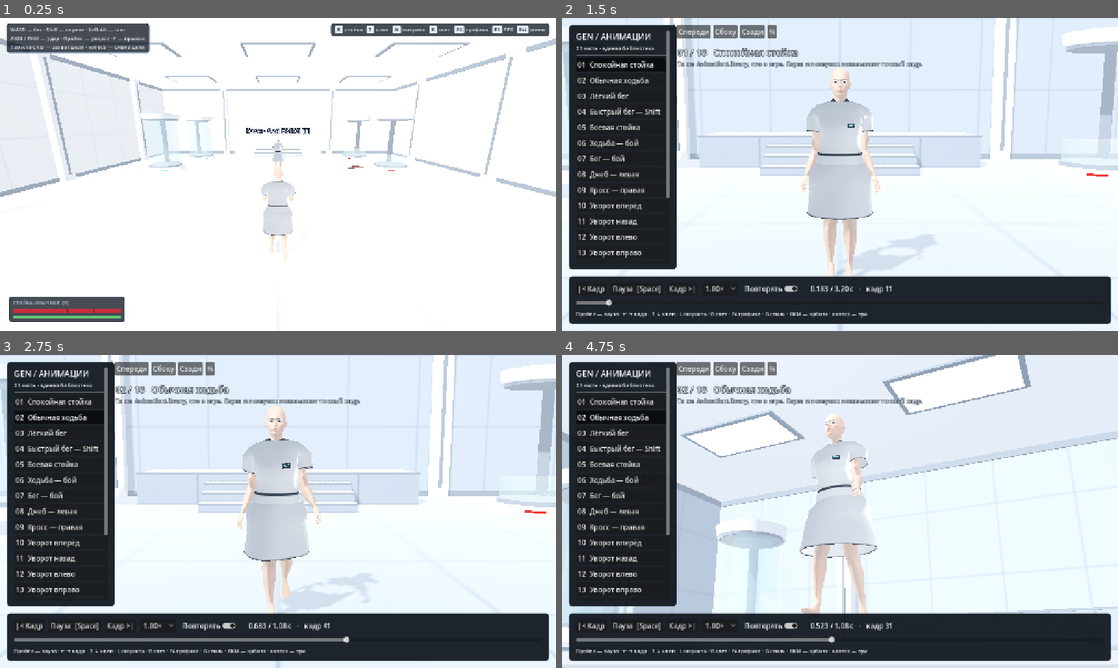
Above: before the commit, frames 1-4 (two rows, left to right).
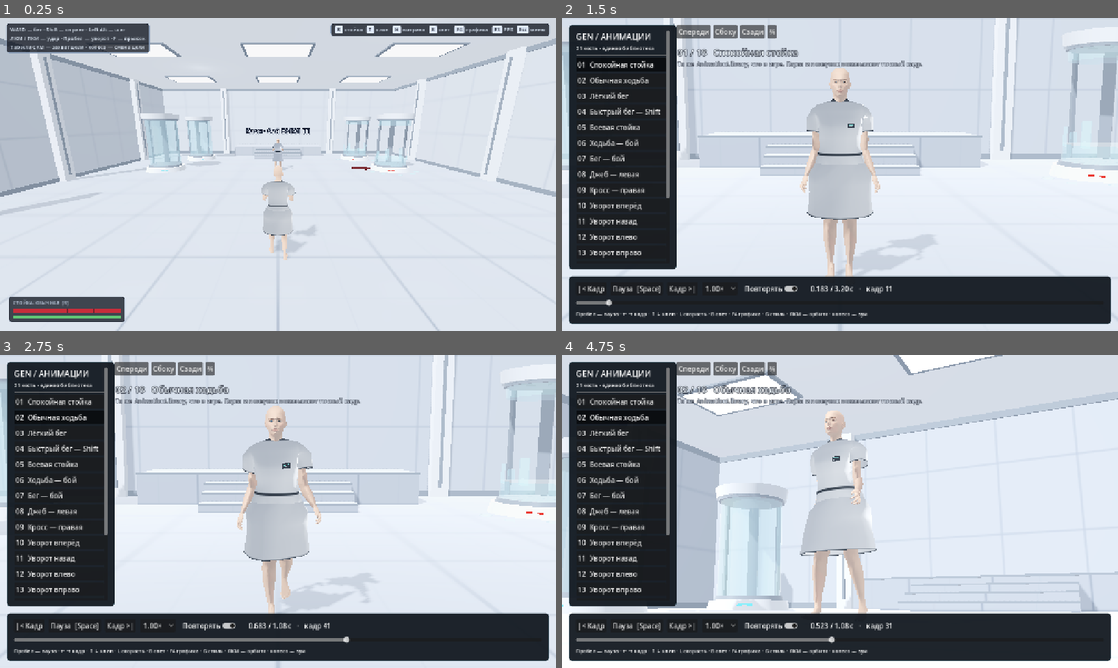
Above: after the commit, the same moments.

Repository: IAmStarhead/Project-Gene
Game: Godot game, scene res://scenes/main.tscn
Two runs of this game, one before a commit and one after it. Both use one fixed random seed, a clock stepped at 60 frames per second and the inputs below.
Inputs (mouse positions are in pixels of both pictures, inside the frame that each line leads up to):
- Up to frame 1 (0.25 s): no input
- Up to frame 2 (1.5 s): tap Enter at 0.5 s; move the mouse to (867, 174) at 0.52 s; press the mouse at (867, 174) at 0.53 s; hold W (move_forward) 0.53-1.25 s; tap F (jump) at 0.77 s; tap H (open_showcase) at 0.8 s; release the mouse at (867, 174) at 1.25 s; click "01 Спокойная стойка" at 1.25 s
- Up to frame 3 (2.75 s): click "02 Обычная ходьба" at 2 s
- Up to frame 4 (4.75 s): drag from (728, 527) to (812, 574) at 2.77 s; move the mouse to (895, 442) at 3.52 s; hold B (cycle_brightness) 3.53-4.25 s; hold T (toggle_clone) 3.53-4.25 s; click (895, 442) at 3.8 s; drag from (812, 574) to (673, 464) at 4.27 s

The runs differ from the first frame. In frame 1, 87% of the frame differs, in the area x 0-100%, y 0-100%; in frame 2, 0.9%; in frame 3, 0.9%; in frame 4, 19%.

Commit message:
Исправить веки, пересвет зала, провалы FPS и камеру по результатам видеотеста
Co-authored-by: arena-agent <297053741+arena-agent@users.noreply.github.com>

Diff:
--- a/prototype/project.godot
+++ b/prototype/project.godot
@@ -21,6 +21,7 @@
 [physics]
 
 common/physics_ticks_per_second=60
+common/max_physics_steps_per_frame=2
 3d/default_gravity=24.0
 
 [rendering]
--- a/prototype/scripts/build_scene.gd
+++ b/prototype/scripts/build_scene.gd
@@ -141,21 +141,21 @@
 	_dark_detail_mat.albedo_color = Color(0.28, 0.31, 0.36)
 	_dark_detail_mat.roughness = 0.48
 
-	# Белый медицинский композит корпусов криокапсул, пилястр и створок двери.
+	# Белый медицинский композит корпусов криокапсул, пилястр и створок двери (без пересвета в 255).
 	_housing_mat = StandardMaterial3D.new()
-	_housing_mat.albedo_color = Color(0.90, 0.918, 0.94)
-	_housing_mat.roughness = 0.34
-	_housing_mat.metallic_specular = 0.45
-
-	# Потолочные световые диффузоры — чистый ровный белый свет.
+	_housing_mat.albedo_color = Color(0.83, 0.85, 0.88)
+	_housing_mat.roughness = 0.36
+	_housing_mat.metallic_specular = 0.42
+
+	# Потолочные световые диффузоры — чистый ровный белый свет, ясно выделяющийся на потолке.
 	_panel_mat = StandardMaterial3D.new()
 	_panel_mat.shading_mode = BaseMaterial3D.SHADING_MODE_UNSHADED
-	_panel_mat.albedo_color = Color(0.99, 0.995, 1.0)
+	_panel_mat.albedo_color = Color(0.985, 0.992, 1.0)
 
 	# Прозрачное медицинское стекло капсул и осколков (без сплошной тени).
 	_glass_mat = StandardMaterial3D.new()
 	_glass_mat.transparency = BaseMaterial3D.TRANSPARENCY_ALPHA
-	_glass_mat.albedo_color = Color(0.74, 0.88, 0.93, 0.26)
+	_glass_mat.albedo_color = Color(0.68, 0.84, 0.90, 0.30)
 	_glass_mat.roughness = 0.08
 	_glass_mat.metallic = 0.05
 	_glass_mat.metallic_specular = 0.75
@@ -338,13 +338,15 @@
 	var headless := DisplayServer.get_name() == "headless"
 	if _is_showcase:
 		# В витрине фон чуть спокойнее, чтобы белый халат, руки и подошвы читались идеально.
-		_floor_mat.albedo_color = Color(0.74, 0.78, 0.83)
-		_wall_mat.albedo_color = Color(0.76, 0.80, 0.85)
-		_ceiling_mat.emission_energy_multiplier = 0.45
+		_floor_mat.albedo_color = Color(0.76, 0.785, 0.825)
+		_wall_mat.albedo_color = Color(0.78, 0.805, 0.845)
+		_ceiling_mat.emission_energy_multiplier = 0.34
 	else:
-		_floor_mat.albedo_color = Color(0.86, 0.878, 0.90) if headless else Color.WHITE
-		_wall_mat.albedo_color = Color(0.925, 0.938, 0.952) if headless else Color.WHITE
-		_ceiling_mat.emission_energy_multiplier = 1.0
+		# Реалистичный коэффициент отражения белого эпоксидного пола и панелей (как в Mirror's Edge):
+		# зал остаётся стерильно-белым, но швы плитки, ступени, тени и лицо не выбиваются в 255.
+		_floor_mat.albedo_color = Color(0.80, 0.82, 0.85) if not headless else Color(0.82, 0.84, 0.87)
+		_wall_mat.albedo_color = Color(0.82, 0.84, 0.87) if not headless else Color(0.85, 0.87, 0.90)
+		_ceiling_mat.emission_energy_multiplier = 0.42
 
 
 func _make_room() -> void:
@@ -419,9 +421,11 @@
 	_make_pod(Vector3(5.8, 0.0, -2.2), true, -0.38)
 	_make_pod(Vector3(5.2, 0.0, -5.8), true, -0.55)
 
-	# Небольшой тёмно-алый след у разбитой капсулы (отсылка к концепт-арту 02-white-pod-chamber).
-	_floor_disc(0.34, Vector3(4.35, 0.004, -2.85), _blood_mat)
-	_floor_disc(0.16, Vector3(3.92, 0.004, -2.42), _blood_mat)
+	# Тёмно-алый биослед у вскрытой капсулы (отсылка к концепт-арту 02-white-pod-chamber).
+	_floor_disc(0.36, Vector3(4.58, 0.004, -2.55), _blood_mat)
+	_floor_disc(0.27, Vector3(4.32, 0.004, -2.78), _blood_mat)
+	_floor_disc(0.18, Vector3(4.12, 0.004, -2.52), _blood_mat)
+	_floor_disc(0.09, Vector3(3.86, 0.004, -2.34), _blood_mat)
 
 
 func _make_pod(origin: Vector3, broken: bool, yaw_rad: float) -> void:
@@ -432,24 +436,48 @@
 	pod.collision_layer = WORLD_LAYER
 	pod.collision_mask = 0
 
-	# Честная цилиндрическая коллизия — ни героиня, ни клон не проходят сквозь колбу.
-	var col := CollisionShape3D.new()
-	var cshape := CylinderShape3D.new()
-	cshape.radius = 0.86
-	cshape.height = 2.80
-	col.shape = cshape
-	col.position = Vector3(0.0, 1.40, 0.0)
-	pod.add_child(col)
-
-	# Цоколь, металлические обручи, задняя несущая стойка и верхний купол отбрасывают честную тень.
+	if not broken:
+		# Целая колба: сплошная цилиндрическая коллизия во всю высоту стекла.
+		var col := CollisionShape3D.new()
+		var cshape := CylinderShape3D.new()
+		cshape.radius = 0.86
+		cshape.height = 2.80
+		col.shape = cshape
+		col.position = Vector3(0.0, 1.40, 0.0)
+		pod.add_child(col)
+	else:
+		# Разбитая колба: коллизия строго по нижнему цоколю и заднему каркасу — без «невидимой
+		# стены» в пустом воздухе на высоте камеры (не вдавливает SpringArm3D в голову героини).
+		var base_col := CollisionShape3D.new()
+		var base_shape := CylinderShape3D.new()
+		base_shape.radius = 0.88
+		base_shape.height = 0.62
+		base_col.shape = base_shape
+		base_col.position = Vector3(0.0, 0.31, 0.0)
+		pod.add_child(base_col)
+
+		var spine_col := CollisionShape3D.new()
+		var spine_shape := BoxShape3D.new()
+		spine_shape.size = Vector3(0.54, 2.56, 0.34)
+		spine_col.shape = spine_shape
+		spine_col.position = Vector3(0.0, 1.38, -0.66)
+		pod.add_child(spine_col)
+
+	# Цоколь, металлические обручи, три несущие стойки каркаса и верхний купол.
 	_pod_cyl(pod, 0.88, 0.94, 0.22, Vector3(0.0, 0.11, 0.0), _housing_mat, true)
-	_pod_cyl(pod, 0.76, 0.78, 0.08, Vector3(0.0, 0.26, 0.0), _trim_mat, true)
+	_pod_cyl(pod, 0.77, 0.80, 0.08, Vector3(0.0, 0.26, 0.0), _trim_mat, true)
 	_pod_cyl(pod, 0.86, 0.82, 0.24, Vector3(0.0, 2.66, 0.0), _housing_mat, true)
-	_pod_cyl(pod, 0.76, 0.76, 0.06, Vector3(0.0, 2.51, 0.0), _trim_mat, true)
-	_decor_box(Vector3(0.22, 2.34, 0.16), Vector3(0.0, 1.40, -0.72), _trim_mat, true, pod)
+	_pod_cyl(pod, 0.77, 0.77, 0.06, Vector3(0.0, 2.51, 0.0), _trim_mat, true)
+	# Задняя силовая колонна и две боковые дуги каркаса (капсула читается объёмной, не «столиком»).
+	_decor_box(Vector3(0.24, 2.34, 0.16), Vector3(0.0, 1.40, -0.73), _trim_mat, true, pod)
+	var side_l := _decor_box(Vector3(0.075, 2.30, 0.095), Vector3(-0.62, 1.40, -0.44), _trim_mat, false, pod)
+	side_l.rotation.y = 0.62
+	var side_r := _decor_box(Vector3(0.075, 2.30, 0.095), Vector3(0.62, 1.40, -0.44), _trim_mat, false, pod)
+	side_r.rotation.y = -0.62
+	# Индикатор состояния утоплен заподлицо в переднюю грань цоколя (не висит в воздухе).
 	_decor_box(
-		Vector3(0.34, 0.035, 0.04),
-		Vector3(0.0, 0.13, 0.90),
+		Vector3(0.30, 0.04, 0.06),
+		Vector3(0.0, 0.11, 0.875),
 		_status_lock_mat if broken else _status_cyan_mat,
 		false,
 		pod
@@ -459,7 +487,21 @@
 		_pod_cyl(pod, 0.44, 0.44, 2.18, Vector3(0.0, 1.39, 0.0), _pod_core_mat, false)
 		_pod_cyl(pod, 0.72, 0.72, 2.22, Vector3(0.0, 1.39, 0.0), _glass_mat, false)
 	else:
-		_pod_cyl(pod, 0.72, 0.72, 0.42, Vector3(0.0, 0.50, 0.0), _glass_mat, false)
+		# Остатки разбитой стеклянной колбы снизу и под куполом + неровные зубцы и осколки на полу.
+		_pod_cyl(pod, 0.72, 0.72, 0.34, Vector3(0.0, 0.47, 0.0), _glass_mat, false)
+		_pod_cyl(pod, 0.72, 0.72, 0.22, Vector3(0.0, 2.37, 0.0), _glass_mat, false)
+		var rim_angles: Array[float] = [-2.2, -1.15, -0.35, 0.55, 1.45, 2.35]
+		for j in range(rim_angles.size()):
+			var ang: float = rim_angles[j]
+			var jh := 0.24 + float(j % 3) * 0.14
+			var tooth := _decor_box(
+				Vector3(0.18, jh, 0.025),
+				Vector3(sin(ang) * 0.71, 0.62 + jh * 0.45, cos(ang) * 0.71),
+				_glass_mat,
+				false,
+				pod
+			)
+			tooth.rotation.y = ang
 		var offsets := [
 			Vector3(0.95, 0.014, 0.72),
 			Vector3(-0.82, 0.014, 0.96),
@@ -590,9 +632,8 @@
 		var mi := mesh as MeshInstance3D
 		var nm := mi.name.to_lower()
 
-		# Неиспользуемая полная копия тела face_blink в GLB (18 176 вершин): убираем двойной
-		# скиннинг, мерцание кожи, пробивание сквозь рукава халата и «вторые сжатые кулаки».
-		if nm == "face_blink" or nm == "fallback":
+		# Скрытая резервная капсула Fallback не участвует в отрисовке.
+		if nm == "fallback":
 			mi.visible = false
 			mi.cast_shadow = GeometryInstance3D.SHADOW_CASTING_SETTING_OFF
 			continue
@@ -612,7 +653,14 @@
 
 		if mi.mesh == null:
 			continue
-		mi.cast_shadow = GeometryInstance3D.SHADOW_CASTING_SETTING_ON
+		# face_blink содержит 774 треугольника верхних век (обязательно видим и окрашен той же кожей!),
+		# но тень от головы уже отбрасывает основной меш тела — экономим лишний теневой проход.
+		mi.visible = true
+		mi.cast_shadow = (
+			GeometryInstance3D.SHADOW_CASTING_SETTING_OFF
+			if nm == "face_blink"
+			else GeometryInstance3D.SHADOW_CASTING_SETTING_ON
+		)
 		for i in range(mi.mesh.get_surface_count()):
 			var base := _original_surface_material(mi, i)
 			if base == null:
@@ -652,16 +700,16 @@
 func _make_skin_pbr(base: BaseMaterial3D) -> StandardMaterial3D:
 	var mat := StandardMaterial3D.new()
 	mat.resource_name = "heroine_skin_pbr"
-	# Сохраняем полную текстуру лица (брови, губы, румянец), добавляем мягкий переход света
-	# по коже (Lambert Wrap) и деликатный тёплый отклик на границе тени.
-	mat.albedo_color = Color(0.99, 0.968, 0.952)
+	# Сохраняем полную текстуру лица (брови, губы, румянец), защищаем красный канал от пересвета
+	# и даём мягкую полуреалистичную светотень по скулам, носу и подбородку.
+	mat.albedo_color = Color(0.95, 0.935, 0.925)
 	mat.albedo_texture = base.albedo_texture
 	mat.diffuse_mode = BaseMaterial3D.DIFFUSE_LAMBERT_WRAP
-	mat.roughness = 0.56
+	mat.roughness = 0.58
 	mat.metallic = 0.0
-	mat.metallic_specular = 0.28
+	mat.metallic_specular = 0.24
 	mat.backlight_enabled = true
-	mat.backlight = Color(0.055, 0.022, 0.016)
+	mat.backlight = Color(0.032, 0.013, 0.010)
 	mat.cull_mode = BaseMaterial3D.CULL_BACK
 	return mat
 
--- a/prototype/scripts/camera_rig.gd
+++ b/prototype/scripts/camera_rig.gd
@@ -9,6 +9,9 @@
 
 const T := preload("res://scripts/tuning.gd")
 
+const HIDE_HERO_DIST := 0.54
+const SHOW_HERO_DIST := 0.64
+
 var target: Node3D
 var spring: SpringArm3D
 var camera: Camera3D
@@ -16,6 +19,7 @@
 var _pos_smooth := Vector3.ZERO
 var _initialized := false
 var _kick_deg := 0.0
+var _hero_hidden := false
 
 
 func setup(follow: Node3D, init_yaw: float, pitch_deg: float) -> void:
@@ -77,6 +81,35 @@
 	global_position = _pos_smooth
 	_kick_deg *= exp(-20.0 * delta)
 	_sync_angles()
+	_update_near_hide()
+
+
+func _exit_tree() -> void:
+	if _hero_hidden:
+		_set_hero_visible(true)
+
+
+func _update_near_hide() -> void:
+	# Если стена или колонна прижала камеру вплотную к голове, аккуратно скрываем меш героини,
+	# чтобы камера никогда не показывала череп, глазные яблоки и рот изнутри.
+	if camera == null or DisplayServer.get_name() == "headless":
+		return
+	var head_pos: Vector3 = target.global_position + Vector3(0.0, 1.48, 0.0)
+	var dist: float = camera.global_position.distance_to(head_pos)
+	if not _hero_hidden and dist < HIDE_HERO_DIST:
+		_hero_hidden = true
+		_set_hero_visible(false)
+	elif _hero_hidden and dist >= SHOW_HERO_DIST:
+		_hero_hidden = false
+		_set_hero_visible(true)
+
+
+func _set_hero_visible(vis: bool) -> void:
+	if not is_instance_valid(target):
+		return
+	var ch: Node3D = target.get_node_or_null("Character") as Node3D
+	if ch != null:
+		ch.visible = vis
 
 
 func _sync_angles() -> void:
--- a/prototype/scripts/clone_enemy.gd
+++ b/prototype/scripts/clone_enemy.gd
@@ -33,6 +33,7 @@
 var _last_label_text := ""
 var _last_label_active := false
 var _last_deal: float = 0.0
+var _idle_awake: float = 0.8
 
 var _step_params := PhysicsTestMotionParameters3D.new()
 var _step_result := PhysicsTestMotionResult3D.new()
@@ -83,6 +84,7 @@
 	_attack_hit_done = false
 	_recover = 0.0
 	_cooldown = 0.35
+	_idle_awake = 0.8
 	_update_label()
 
 
@@ -130,16 +132,27 @@
 
 	if character != null and character.has_method("update_motion"):
 		var displacement := global_position - previous_position
-		var planar := Vector3(displacement.x, 0.0, displacement.z)
-		var local_velocity := character.global_basis.inverse() * (planar / maxf(delta, 0.001))
-		var action := "attack" if _attack_time >= 0.0 else ""
-		character.update_motion(delta, local_velocity, action, maxf(_attack_time, 0.0), _attack_side, {
-			"distance": planar.length(),
-			"grounded": is_on_floor(),
-			"vertical_speed": velocity.y,
-			"combat": mode == Mode.ON,
-			"attack_timing": Vector3(T.CLONE_WINDUP, T.CLONE_ACTIVE, T.CLONE_RECOVER),
-		})
+		var grounded_now := is_on_floor()
+		var need_anim := true
+		if mode == Mode.OFF and grounded_now and displacement.length_squared() < 0.000004:
+			if _idle_awake > 0.0:
+				_idle_awake = maxf(0.0, _idle_awake - delta)
+			else:
+				# Выключенный неподвижный клон не пересобирает меш ткани юбки 60 раз/с на i3-7100U.
+				need_anim = false
+		else:
+			_idle_awake = 0.8
+		if need_anim:
+			var planar := Vector3(displacement.x, 0.0, displacement.z)
+			var local_velocity := character.global_basis.inverse() * (planar / maxf(delta, 0.001))
+			var action := "attack" if _attack_time >= 0.0 else ""
+			character.update_motion(delta, local_velocity, action, maxf(_attack_time, 0.0), _attack_side, {
+				"distance": planar.length(),
+				"grounded": grounded_now,
+				"vertical_speed": velocity.y,
+				"combat": mode == Mode.ON,
+				"attack_timing": Vector3(T.CLONE_WINDUP, T.CLONE_ACTIVE, T.CLONE_RECOVER),
+			})
 
 	_update_label()
 
@@ -311,6 +324,7 @@
 		_attack_time = -1.0
 		_attack_hit_done = false
 		_recover = 0.0
+		_idle_awake = 0.8
 		velocity = Vector3.ZERO
 		if character != null and character.has_method("reset_motion"):
 			character.reset_motion(false)
--- a/prototype/scripts/player.gd
+++ b/prototype/scripts/player.gd
@@ -646,13 +646,14 @@
 	var shown_fps := _fps if _fps > 0.1 else engine_fps
 	var draws := int(Performance.get_monitor(Performance.RENDER_TOTAL_DRAW_CALLS_IN_FRAME))
 	var prims := int(Performance.get_monitor(Performance.RENDER_TOTAL_PRIMITIVES_IN_FRAME))
+	var phys_ms := Performance.get_monitor(Performance.TIME_PHYSICS_PROCESS) * 1000.0
 	var q_name: String = T.QUALITY_NAMES[clampi(T.QUALITY, 0, T.QUALITY_NAMES.size() - 1)]
 	var b_name: String = T.BRIGHTNESS_NAMES[clampi(T.BRIGHTNESS, 0, T.BRIGHTNESS_NAMES.size() - 1)]
 	var style_name := "селлшейдинг" if T.TOON_ENABLED else "полуреализм"
 	var lock_name := String(lock.target.name) if (lock != null and lock.active()) else "нет"
 
 	var lines := PackedStringArray([
-		"FPS: %.0f  ·  кадр: %.1f мс (пик %.1f мс)" % [shown_fps, _avg_ms, _worst_ms],
+		"FPS: %.0f  ·  кадр: %.1f мс (пик %.1f)  ·  физ: %.1f мс" % [shown_fps, _avg_ms, _worst_ms, phys_ms],
 		"Видеокарта: %s" % (_gpu_name if not _gpu_name.is_empty() else "—"),
 	])
 	if _gpu_is_integrated:
--- a/prototype/scripts/showcase.gd
+++ b/prototype/scripts/showcase.gd
@@ -238,8 +238,20 @@
 				_playing = false
 	character.seek_clip(CLIPS[_selected][0], _time, delta*SPEEDS[_speed_index] if _playing else -1.0)
 	var orbit := Basis(Vector3.UP, deg_to_rad(_yaw)) * Basis(Vector3.RIGHT, deg_to_rad(_pitch))
-	var focus := Vector3(0, .85, 0)
-	cam.global_position = focus + orbit * Vector3(0, 0, _distance)
+	var focus := Vector3(0.0, 0.85, 0.0)
+	var desired: Vector3 = focus + orbit * Vector3(0.0, 0.0, _distance)
+	var w3d := get_world_3d()
+	if w3d != null and w3d.direct_space_state != null:
+		var query := PhysicsRayQueryParameters3D.create(focus, desired, 1)
+		var hit: Dictionary = w3d.direct_space_state.intersect_ray(query)
+		if not hit.is_empty():
+			var hit_pos: Vector3 = hit["position"] as Vector3
+			var dir: Vector3 = desired - focus
+			var hit_dist: float = maxf(focus.distance_to(hit_pos) - 0.14, 0.65)
+			if dir.length_squared() > 0.0001:
+				desired = focus + dir.normalized() * hit_dist
+	desired.y = maxf(desired.y, 0.14)
+	cam.global_position = desired
 	cam.look_at(focus, Vector3.UP)
 	_update_ui()
 
@@ -267,7 +279,7 @@
 func _unhandled_input(event: InputEvent) -> void:
 	if event is InputEventMouseMotion and Input.is_mouse_button_pressed(MOUSE_BUTTON_LEFT):
 		_yaw -= event.relative.x * .35
-		_pitch = clampf(_pitch - event.relative.y * .25, -65, 35)
+		_pitch = clampf(_pitch - event.relative.y * .25, -68.0, 12.0)
 	elif event is InputEventMouseButton and event.pressed:
 		if event.button_index == MOUSE_BUTTON_WHEEL_UP:
 			_distance = maxf(1.8, _distance - .2)
--- a/prototype/shaders/toon_light.gd
+++ b/prototype/shaders/toon_light.gd
@@ -20,32 +20,34 @@
 extends RefCounted
 
 # Три уровня яркости (клавиша B): 0 = приглушённо, 1 = штатно, 2 = ярко.
-const AMBIENT := [0.34, 0.43, 0.50]
-const SUN := [0.085, 0.105, 0.115]
-const FILL := [0.14, 0.20, 0.25]
-const EXPOSURE := [0.96, 1.00, 1.03]
-const POST_BRIGHTNESS := [0.98, 1.02, 1.05]
-
-# Студийный свет витрины анимаций (клавиша H): спокойнее фон, максимальная читаемость поз и стоп.
-const SHOWCASE_AMBIENT := [0.28, 0.35, 0.42]
-const SHOWCASE_SUN := [0.10, 0.125, 0.145]
-const SHOWCASE_FILL := [0.10, 0.14, 0.18]
+# Откалиброваны по реальным замерам кадров на GeForce 940MX (0% пересвета на всех трёх уровнях:
+# пол ~205 / ~222 / ~235, отчётливая мягкая тень ~182 / ~198 / ~212, читаемые швы плитки и черты лица).
+const AMBIENT := [0.21, 0.27, 0.33]
+const SUN := [0.075, 0.095, 0.115]
+const FILL := [0.045, 0.065, 0.085]
+const EXPOSURE := [0.91, 0.96, 1.01]
+const POST_BRIGHTNESS := [0.96, 0.99, 1.01]
+
+# Студийный свет витрины анимаций (клавиша H): портретный ¾-свет, максимальная читаемость поз и стоп.
+const SHOWCASE_AMBIENT := [0.21, 0.27, 0.33]
+const SHOWCASE_SUN := [0.08, 0.10, 0.12]
+const SHOWCASE_FILL := [0.06, 0.085, 0.11]
 
 
 static func _make_sky(showcase: bool) -> Sky:
 	var mat := ProceduralSkyMaterial.new()
 	if showcase:
-		mat.sky_top_color = Color(0.86, 0.90, 0.95)
-		mat.sky_horizon_color = Color(0.78, 0.82, 0.88)
-		mat.ground_horizon_color = Color(0.68, 0.72, 0.78)
-		mat.ground_bottom_color = Color(0.56, 0.60, 0.66)
+		mat.sky_top_color = Color(0.86, 0.89, 0.93)
+		mat.sky_horizon_color = Color(0.79, 0.82, 0.86)
+		mat.ground_horizon_color = Color(0.69, 0.72, 0.76)
+		mat.ground_bottom_color = Color(0.57, 0.60, 0.65)
 	else:
-		# Полусферический свет белой лаборатории: прохладный светлый верх, нейтральный горизонт
-		# и мягкий отражённый свет от белого пола снизу (без чёрных провалов под подбородком).
-		mat.sky_top_color = Color(0.96, 0.975, 1.0)
-		mat.sky_horizon_color = Color(0.88, 0.905, 0.94)
-		mat.ground_horizon_color = Color(0.80, 0.83, 0.87)
-		mat.ground_bottom_color = Color(0.72, 0.75, 0.80)
+		# Полусферический свет белой лаборатории: нейтрально-чистый верх без синевы,
+		# спокойный горизонт и мягкий рефлекс от светлого пола снизу.
+		mat.sky_top_color = Color(0.88, 0.90, 0.93)
+		mat.sky_horizon_color = Color(0.81, 0.83, 0.86)
+		mat.ground_horizon_color = Color(0.72, 0.74, 0.78)
+		mat.ground_bottom_color = Color(0.60, 0.63, 0.67)
 	mat.sky_curve = 0.22
 	mat.ground_curve = 0.18
 	mat.use_debanding = true
@@ -106,13 +108,13 @@
 	# В Compatibility нет HDR: glow размазывает белые стены в «молоко», держим выключенным.
 	env.glow_enabled = false
 
-	# Деликатный SSAO в стыках стен и ступеней — только на пресете «Высокое» (берегу GeForce 940MX).
+	# Деликатный SSAO в стыках стен, плинтусов и ступеней — только на пресете «Высокое».
 	env.ssao_enabled = (q >= 2)
 	if env.ssao_enabled:
-		env.ssao_radius = 0.65
-		env.ssao_intensity = 0.42
-		env.ssao_power = 1.25
-		env.ssao_detail = 0.35
+		env.ssao_radius = 0.72
+		env.ssao_intensity = 0.75
+		env.ssao_power = 1.35
+		env.ssao_detail = 0.40
 		env.ssao_horizon = 0.08
 		env.ssao_sharpness = 0.92
 
@@ -121,13 +123,13 @@
 	if sun == null:
 		return
 	var b := clampi(level, 0, SUN.size() - 1)
-	# Угол -56° в игре даёт естественную компактную тень от потолочного света лаборатории;
+	# Угол -48° в игре даёт читаемую тень под стопами и мягкий 3D-объём на лице и ступенях;
 	# -44° в витрине даёт классический портретный 3/4-свет для осмотра анимаций и стоп.
-	sun.rotation_degrees = Vector3(-44.0, -36.0, 0.0) if showcase else Vector3(-56.0, -36.0, 0.0)
-	sun.light_color = Color(1.0, 0.988, 0.965)
+	sun.rotation_degrees = Vector3(-44.0, -36.0, 0.0) if showcase else Vector3(-48.0, -38.0, 0.0)
+	sun.light_color = Color(1.0, 0.985, 0.96)
 	sun.light_energy = SHOWCASE_SUN[b] if showcase else SUN[b]
 	# Живой блик в глазах и на стекле колб, без огромного «солнечного пятна» на полу.
-	sun.light_specular = 0.24
+	sun.light_specular = 0.22
 	sun.sky_mode = DirectionalLight3D.SKY_MODE_LIGHT_ONLY
 
 	# Один ортогональный каскад (SHADOW_ORTHOGONAL) вместо 4 каскадов PSSM:
@@ -187,7 +189,7 @@
 	probe.ambient_mode = ReflectionProbe.AMBIENT_DISABLED
 	# Слой 1 — только статичная архитектура; персонажи на слое 2 не застывают в отражении пола.
 	probe.cull_mask = 1
-	probe.intensity = 0.52
+	probe.intensity = 0.28
 	probe.size = room_size + Vector3(1.2, 1.2, 1.2)
 	probe.max_distance = 28.0
 
Not shown, changed: reports/36-этап1-свет-оптимизация-и-исправление-багов.md
